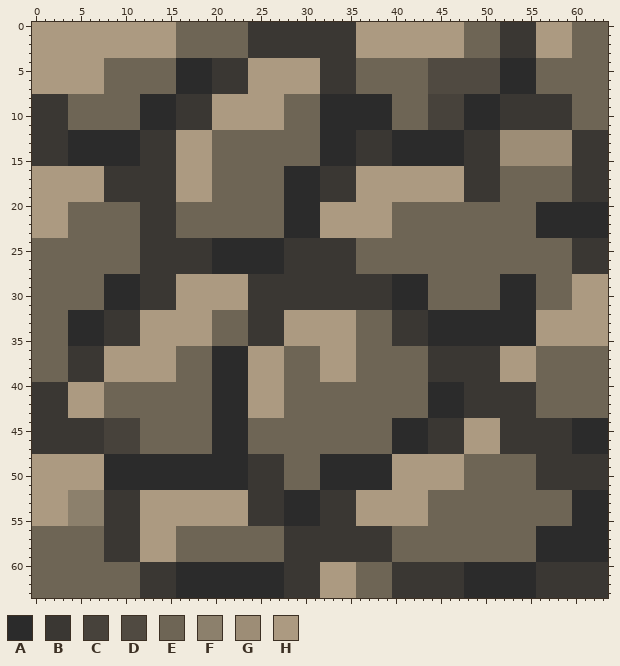
One commit to this pixel-art sprite: project/sprites/sPedraLitoranea/885a8fa9-b7ed-4efd-ae15-7496f661a57d.png. Above: the version before the commit.
The file is 64x64 pixels. Colours within 5 levels of each other are drawn and written as one.
Palette (. is transparent): A #2b2b2b  B #3a3733  C #47423b  D #504a41  E #6e6555  F #8c806c  G #9d8d76  H #ac9a81
Pixels before (only the part around the change), first column x 0:
 0 HHHHHHHHHHHHHHHHEEEEEEEEBBBBBBBBBBBBHHHHHHHHHHHHEEEEBBBBHHHHEEEE
 1 HHHHHHHHHHHHHHHHEEEEEEEEBBBBBBBBBBBBHHHHHHHHHHHHEEEEBBBBHHHHEEEE
 2 HHHHHHHHHHHHHHHHEEEEEEEEBBBBBBBBBBBBHHHHHHHHHHHHEEEEBBBBHHHHEEEE
 3 HHHHHHHHHHHHHHHHEEEEEEEEBBBBBBBBBBBBHHHHHHHHHHHHEEEEBBBBHHHHEEEE
 4 HHHHHHHHEEEEEEEEAAAABBBBHHHHHHHHBBBBEEEEEEEEDDDDDDDDAAAAEEEEEEEE
 5 HHHHHHHHEEEEEEEEAAAABBBBHHHHHHHHBBBBEEEEEEEEDDDDDDDDAAAAEEEEEEEE
 6 HHHHHHHHEEEEEEEEAAAABBBBHHHHHHHHBBBBEEEEEEEEDDDDDDDDAAAAEEEEEEEE
 7 HHHHHHHHEEEEEEEEAAAABBBBHHHHHHHHBBBBEEEEEEEEDDDDDDDDAAAAEEEEEEEE
 8 BBBBEEEEEEEEAAAABBBBHHHHHHHHEEEEAAAAAAAAEEEECCCCAAAABBBBBBBBEEEE
 9 BBBBEEEEEEEEAAAABBBBHHHHHHHHEEEEAAAAAAAAEEEECCCCAAAABBBBBBBBEEEE
10 BBBBEEEEEEEEAAAABBBBHHHHHHHHEEEEAAAAAAAAEEEECCCCAAAABBBBBBBBEEEE
11 BBBBEEEEEEEEAAAABBBBHHHHHHHHEEEEAAAAAAAAEEEECCCCAAAABBBBBBBBEEEE
12 BBBBAAAAAAAABBBBHHHHEEEEEEEEEEEEAAAABBBBAAAAAAAABBBBGGGGGGGGBBBB
13 BBBBAAAAAAAABBBBHHHHEEEEEEEEEEEEAAAABBBBAAAAAAAABBBBGGGGGGGGBBBB
14 BBBBAAAAAAAABBBBHHHHEEEEEEEEEEEEAAAABBBBAAAAAAAABBBBGGGGGGGGBBBB
15 BBBBAAAAAAAABBBBHHHHEEEEEEEEEEEEAAAABBBBAAAAAAAABBBBGGGGGGGGBBBB
16 HHHHHHHHBBBBBBBBHHHHEEEEEEEEAAAABBBBHHHHHHHHHHHHBBBBEEEEEEEEBBBB
17 HHHHHHHHBBBBBBBBHHHHEEEEEEEEAAAABBBBHHHHHHHHHHHHBBBBEEEEEEEEBBBB
18 HHHHHHHHBBBBBBBBHHHHEEEEEEEEAAAABBBBHHHHHHHHHHHHBBBBEEEEEEEEBBBB
After:
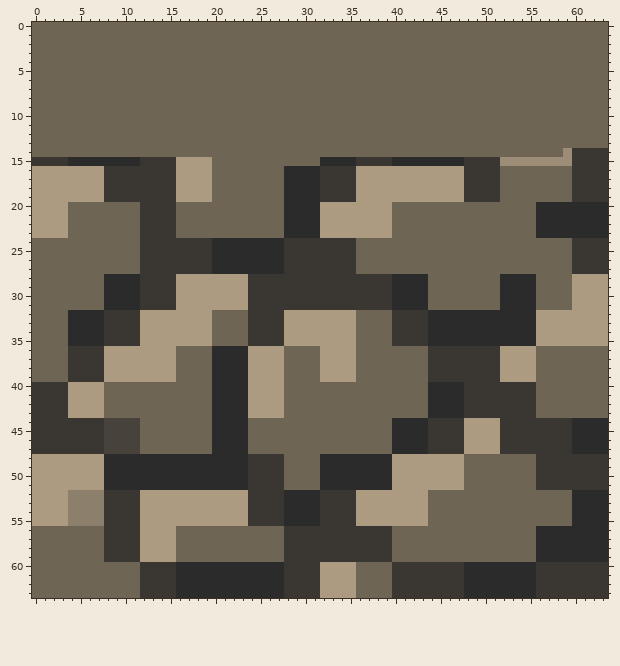
What changed:
Changed rows in their new state; - is an unchanged pixel.
first column x 0:
 0 EEEEEEEEEEEEEEEE--------EEEEEEEEEEEEEEEEEEEEEEEE----EEEEEEEE----
 1 EEEEEEEEEEEEEEEE--------EEEEEEEEEEEEEEEEEEEEEEEE----EEEEEEEE----
 2 EEEEEEEEEEEEEEEE--------EEEEEEEEEEEEEEEEEEEEEEEE----EEEEEEEE----
 3 EEEEEEEEEEEEEEEE--------EEEEEEEEEEEEEEEEEEEEEEEE----EEEEEEEE----
 4 EEEEEEEE--------EEEEEEEEEEEEEEEEEEEE--------EEEEEEEEEEEE--------
 5 EEEEEEEE--------EEEEEEEEEEEEEEEEEEEE--------EEEEEEEEEEEE--------
 6 EEEEEEEE--------EEEEEEEEEEEEEEEEEEEE--------EEEEEEEEEEEE--------
 7 EEEEEEEE--------EEEEEEEEEEEEEEEEEEEE--------EEEEEEEEEEEE--------
 8 EEEE--------EEEEEEEEEEEEEEEE----EEEEEEEE----EEEEEEEEEEEEEEEE----
 9 EEEE--------EEEEEEEEEEEEEEEE----EEEEEEEE----EEEEEEEEEEEEEEEE----
10 EEEE--------EEEEEEEEEEEEEEEE----EEEEEEEE----EEEEEEEEEEEEEEEE----
11 EEEE--------EEEEEEEEEEEEEEEE----EEEEEEEE----EEEEEEEEEEEEEEEE----
12 EEEEEEEEEEEEEEEEEEEE------------EEEEEEEEEEEEEEEEEEEEEEEEEEEEEEEE
13 EEEEEEEEEEEEEEEEEEEE------------EEEEEEEEEEEEEEEEEEEEEEEEEEEEEEEE
14 EEEEEEEEEEEEEEEEEEEE------------EEEEEEEEEEEEEEEEEEEEEEEEEEE-----
Boxes around the changes in both pictures, in picture pixels (x1, y1, x2, y2):
changed: (32, 22, 608, 157)
